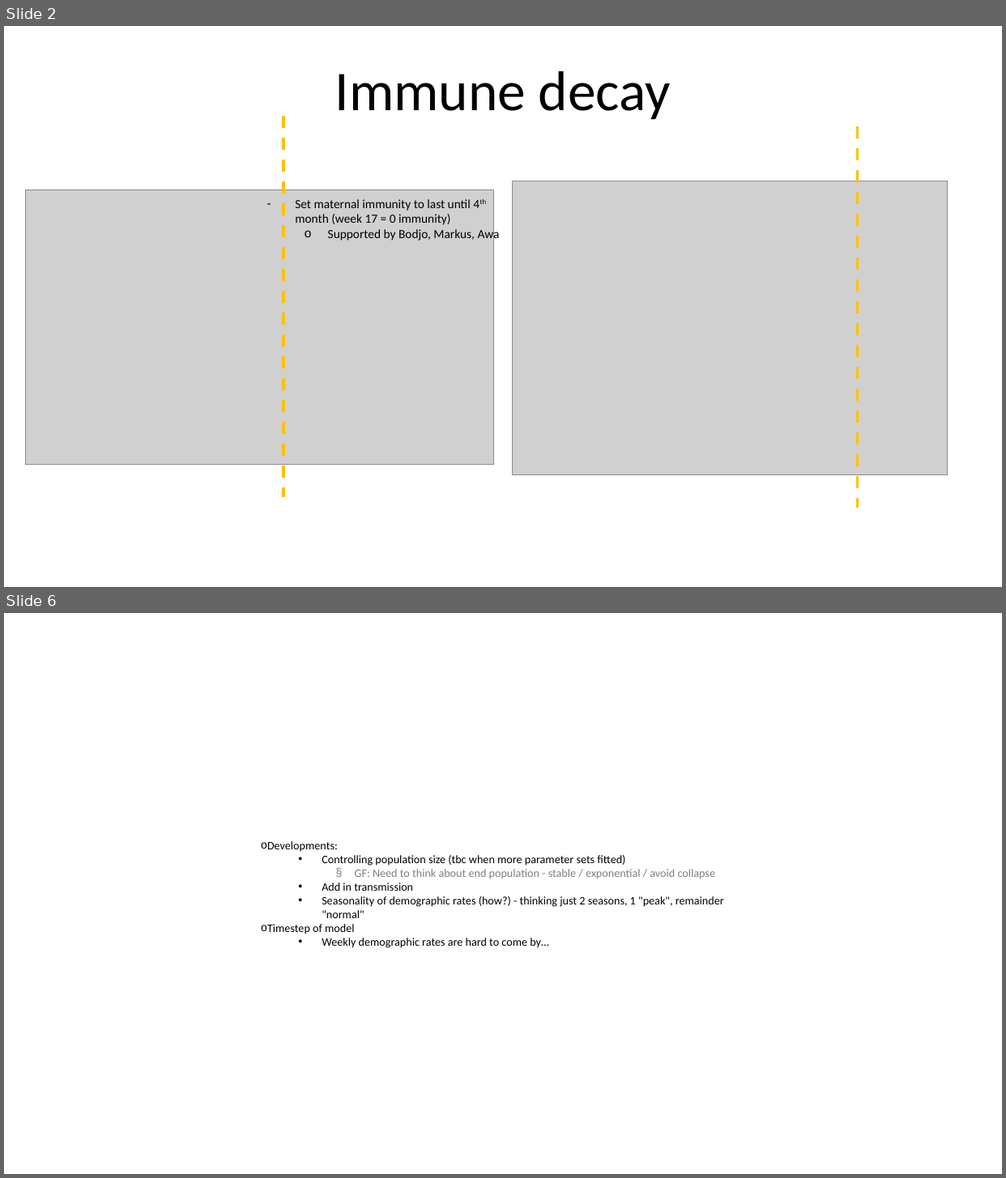
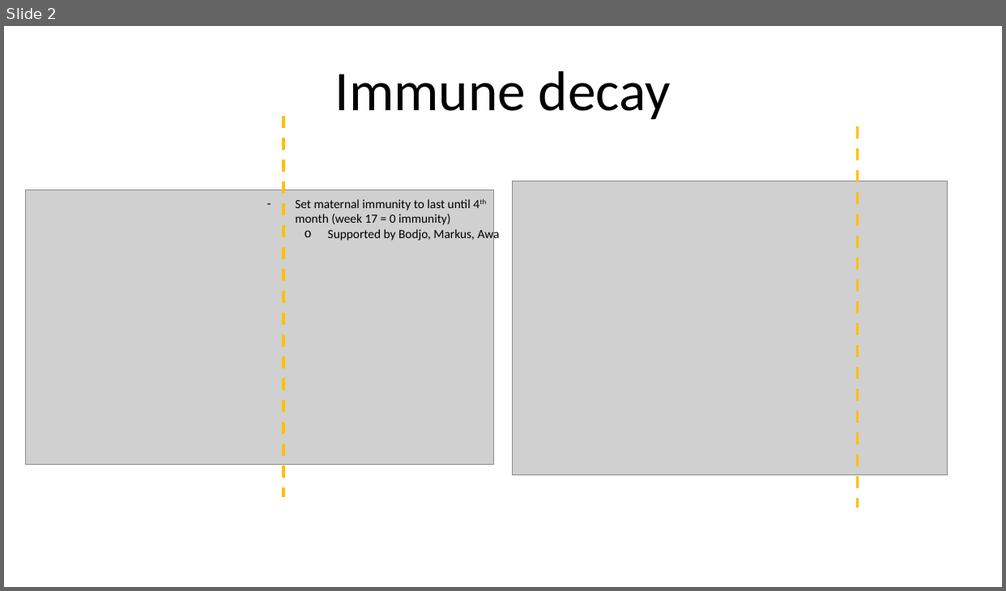
Before and after one commit to BethSavagar/demographic_model_1, a slide deck: results-presentations/model-test-BAOBAB.pptx. Shown one above the other, each under a label of ours: slides 2 and 6 before the commit, slide 2 after it; the slides between them are not shown. The pictures are 1006x1178 and 1006x591 pixels, drawn with LibreOffice and Linux fonts; fonts in the diff are those of the drawing; grey boxes stand for pictures. Boxes give left, top, right and bottom in pixels: in the first picture for what was removed or moved away, otherwise in the second. Text is boxed around its words. In the diff, an @@ line names an element or a change of style, - is before the commit and + after.

```diff
--- a/results-presentations/model-test-BAOBAB.pptx
+++ b/results-presentations/model-test-BAOBAB.pptx
@@ slide 6 removed at (4,613,1002,1174), background #FFFFFF @@
@@ text removed at (267,841,724,948) @@
-o Developments:
-  • Controlling population size (tbc when more parameter sets fitted)
-    § GF: Need to think about end population - stable / exponential / avoid collapse
-  • Add in transmission
-  • Seasonality of demographic rates (how?) - thinking just 2 seasons, 1 "peak", remainder "normal"
-o Timestep of model
-  • Weekly demographic rates are hard to come by…
```
Also in this commit, not shown: 1 slide changed, 4 slides added, 2 other slides removed, 1 other file.
